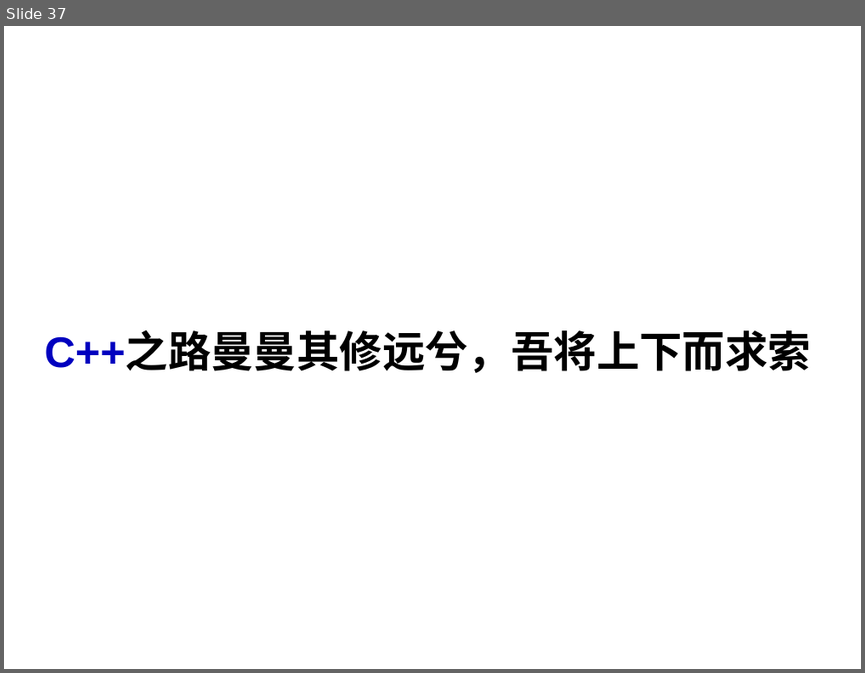
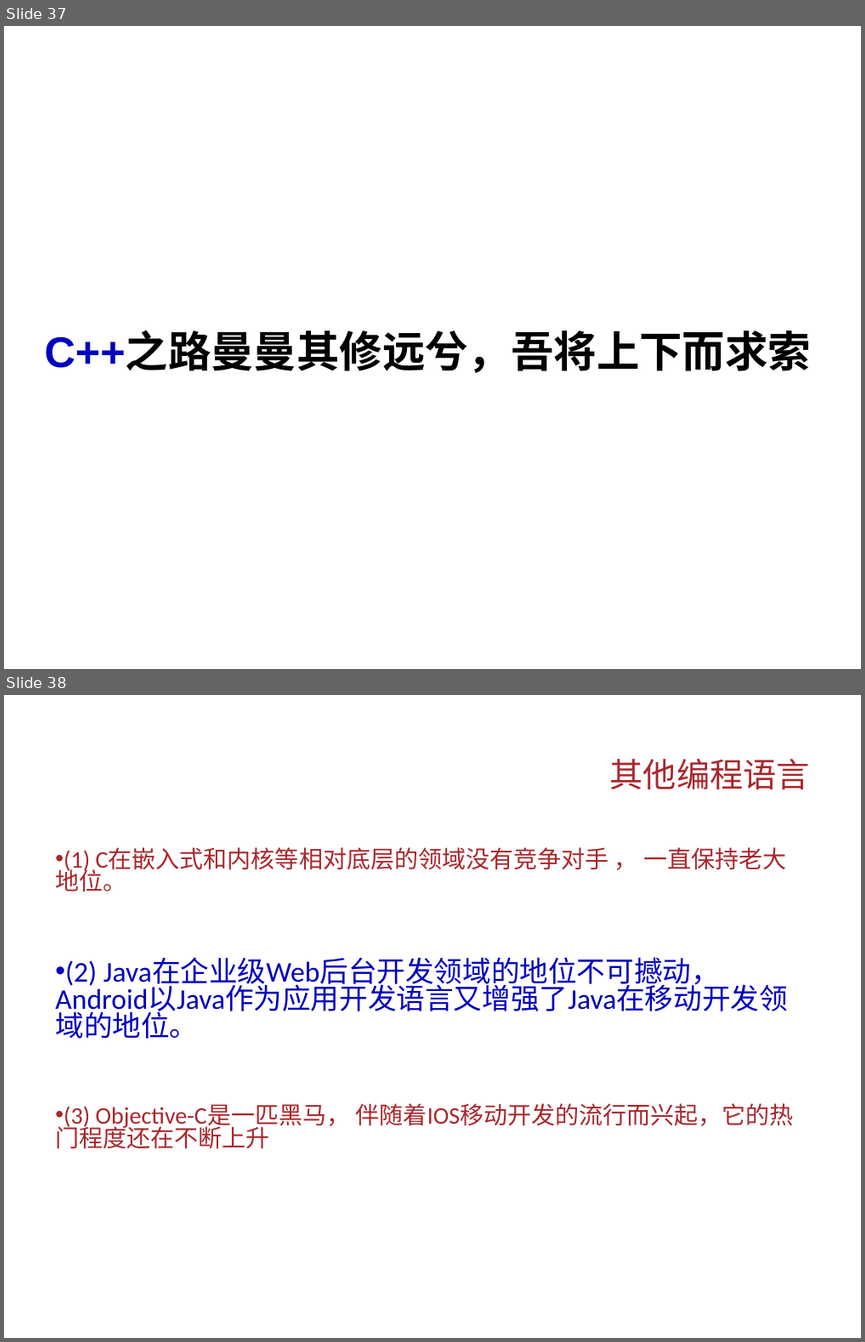
Before and after one commit to Changhe160/Changhe160.github.io, a slide deck: teachingRes/Cplusplus/unit13C++编程杂谈.ppt. Shown one above the other, each under a label of ours: slide 37 before the commit, slides 37 and 38 after it. The pictures are 865x673 and 865x1342 pixels, drawn with LibreOffice and Linux fonts; fonts in the diff are those of the drawing; background and template pictures are left out. Boxes give left, top, right and bottom in pixels: in the first picture for what was removed or moved away, otherwise in the second. Text is boxed around its words. In the diff, an @@ line names an element or a change of style, - is before the commit and + after.

```diff
--- a/teachingRes/Cplusplus/unit13C++编程杂谈.ppt
+++ b/teachingRes/Cplusplus/unit13C++编程杂谈.ppt
@@ slide 38 added at [4, 695, 861, 1338], background picture (left out) @@
@@ title added at [610, 759, 810, 789], 28 pt, text #A9272C @@
+其他编程语言
@@ text added at [55, 847, 794, 1149], 20 pt, text #A9272C @@
+• (1) C在嵌入式和内核等相对底层的领域没有竞争对手 ， 一直保持老大地位。
+• (2) Java在企业级Web后台开发领域的地位不可撼动， Android以Java作为应用开发语言又增强了Java在移动开发领域的地位。
+• (3) Objective-C是一匹黑马， 伴随着IOS移动开发的流行而兴起，它的热门程度还在不断上升
```
Also in this commit, not shown: 5 slides changed, 1 slide removed, 3 other files.
